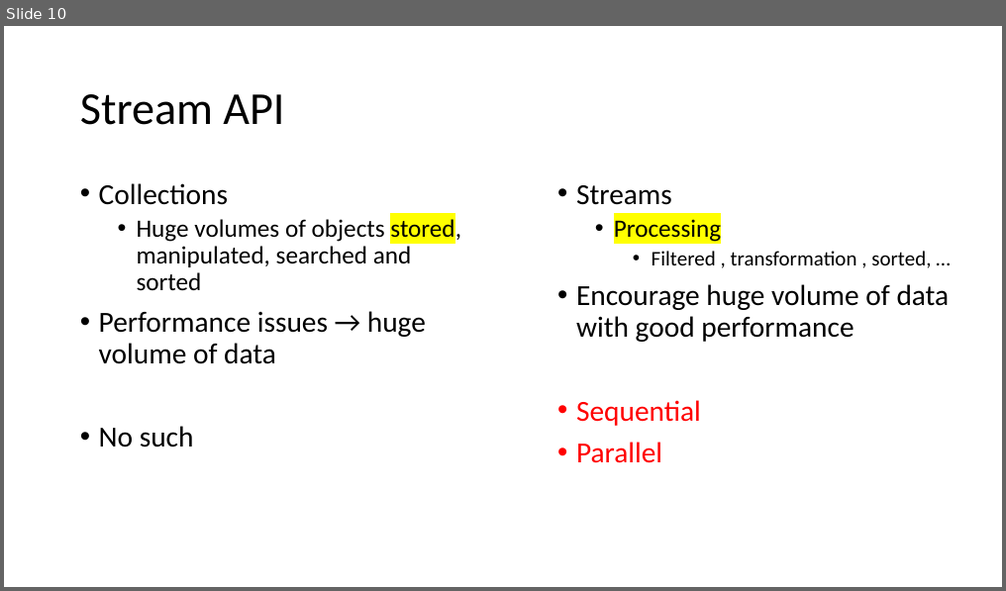
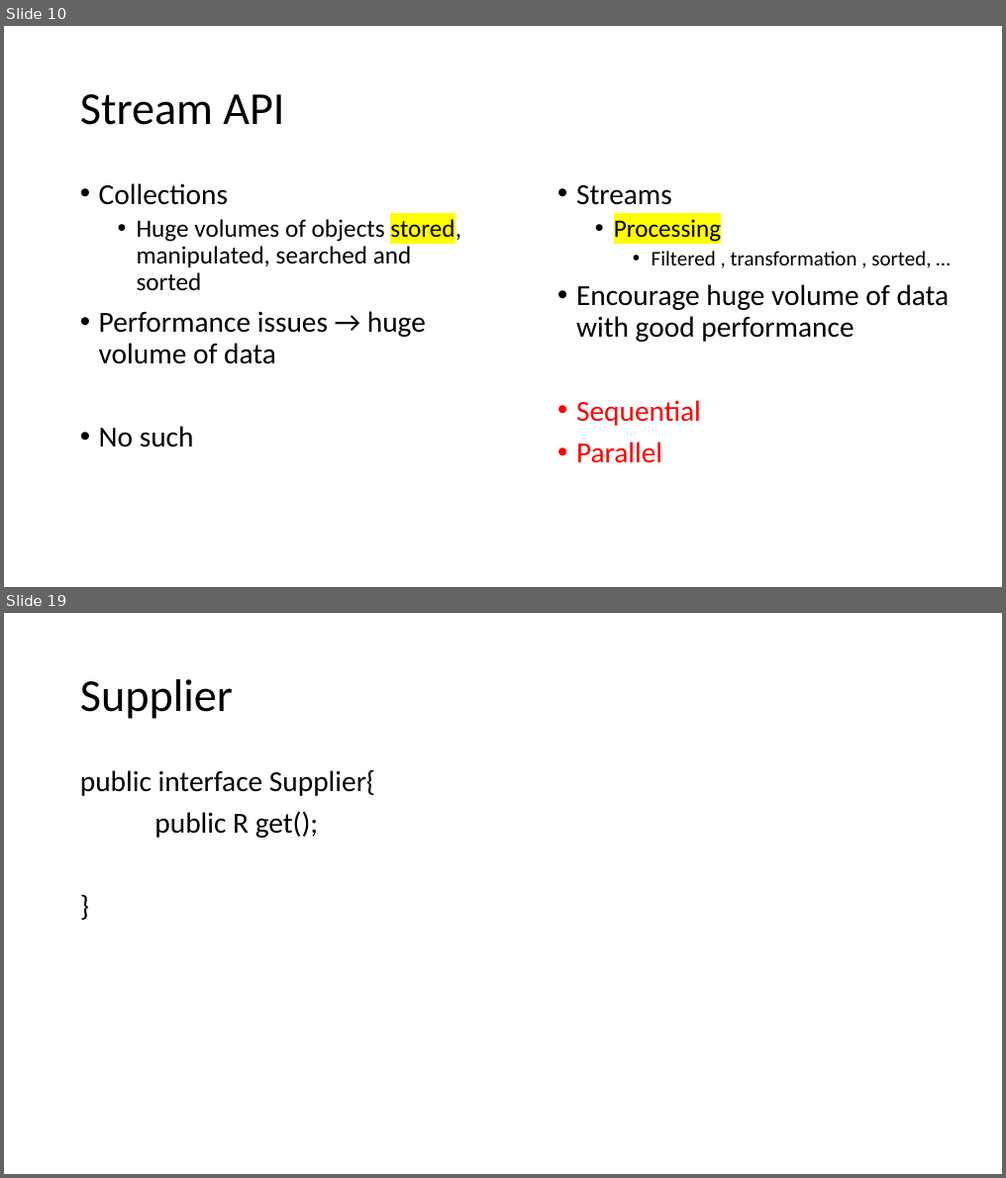
Before and after one commit to caprepo/hackerrank-jul, a slide deck: HackerRank.pptx. Shown one above the other, each under a label of ours: slide 10 before the commit, slides 10 and 19 after it; the slides between them are not shown. The pictures are 1006x591 and 1006x1178 pixels, drawn with LibreOffice and Linux fonts; fonts in the diff are those of the drawing. Boxes give left, top, right and bottom in pixels: in the first picture for what was removed or moved away, otherwise in the second. Text is boxed around its words. In the diff, an @@ line names an element or a change of style, - is before the commit and + after.

```diff
--- a/HackerRank.pptx
+++ b/HackerRank.pptx
@@ slide 19 added at [4,613,1002,1174], background #FFFFFF @@
@@ title added at [80,679,233,719], 44 pt, text #000000 @@
+Supplier
@@ text added at [80,769,375,838], 28 pt, text #000000 @@
+public interface Supplier{
+public R get();
+}
```
Also in this commit, not shown: 10 other slides added.
